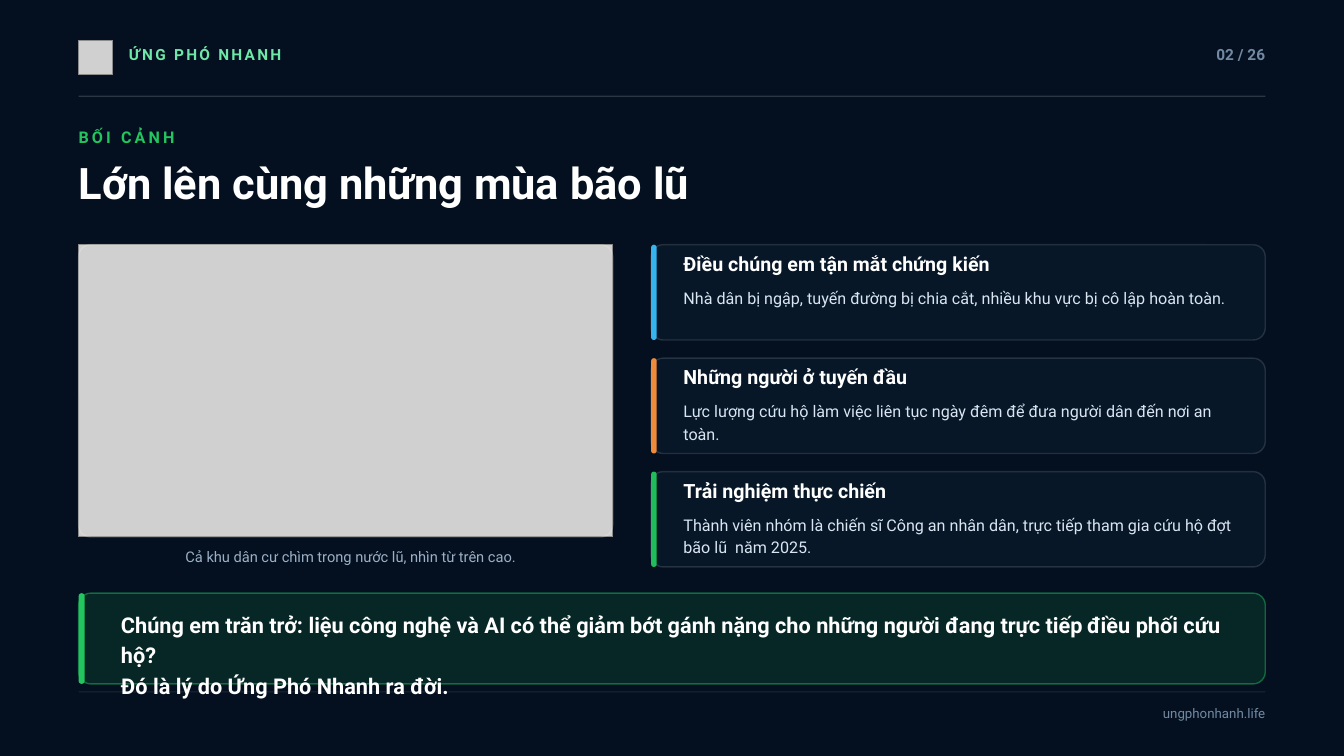
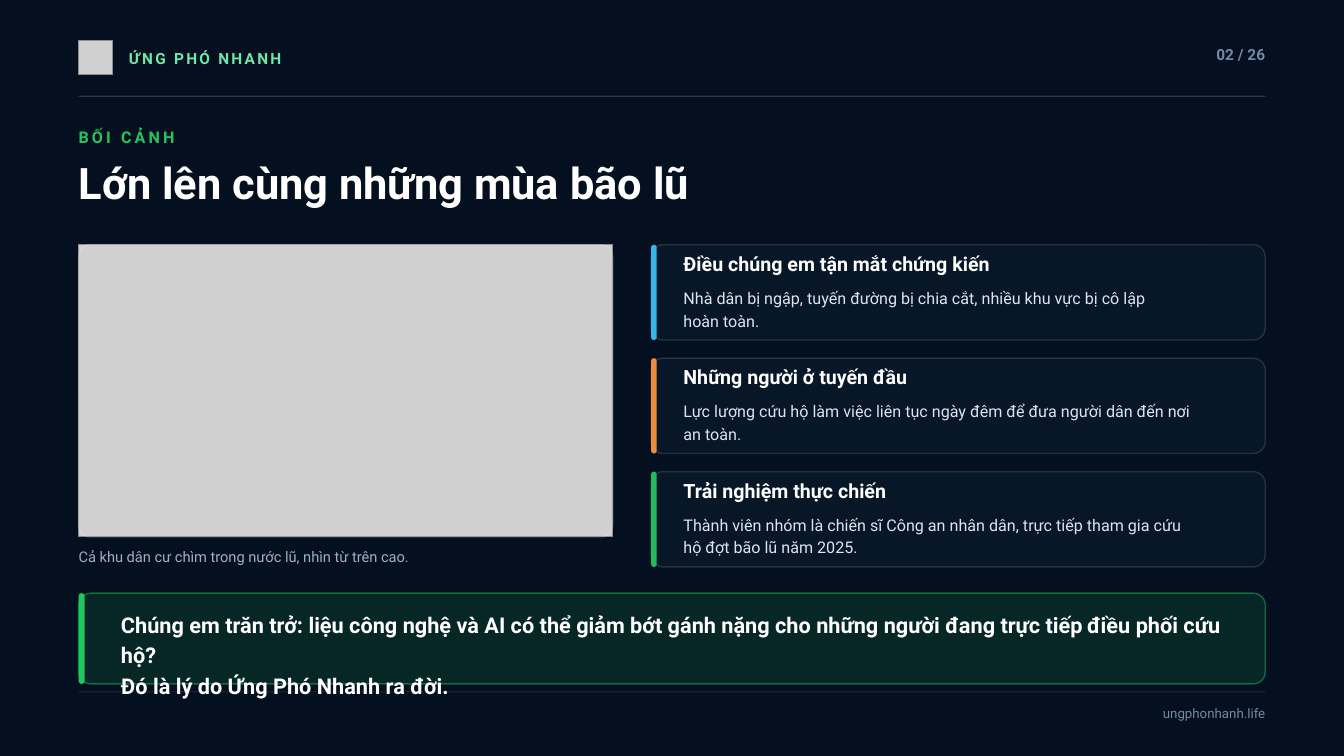
Before and after one commit to khoidev2001/safestock-x, a slide deck: slide 2 of slide-ung-pho-nhanh/Ung-Pho-Nhanh-Slide.pptx. Drawn at 1344x756 pixels with LibreOffice and Linux fonts; fonts in the diff are those of the drawing; grey boxes stand for pictures; background and template pictures are left out. Boxes give left, top, right and bottom in pixels: in the first picture for what was removed or moved away, otherwise in the second. Text is boxed around its words. In the diff, an @@ line names an element or a change of style, - is before the commit and + after.

```diff
--- a/slide-ung-pho-nhanh/Ung-Pho-Nhanh-Slide.pptx
+++ b/slide-ung-pho-nhanh/Ung-Pho-Nhanh-Slide.pptx
@@ text "ỨNG PHÓ NHANH": place and size @@
-text "ỨNG PHÓ NHANH" at [129,46,281,60]
+text "ỨNG PHÓ NHANH" at [129,50,281,64]
@@ text at [683,290,1145,327]: text changed @@
-Nhà dân bị ngập, tuyến đường bị chia cắt, nhiều khu vực bị cô lập hoàn toàn.
+Nhà dân bị ngập, tuyến đường bị chia cắt, nhiều khu vực bị cô lập
+hoàn toàn.
@@ text at [683,403,1190,440]: text changed @@
-Lực lượng cứu hộ làm việc liên tục ngày đêm để đưa người dân đến nơi an toàn.
+Lực lượng cứu hộ làm việc liên tục ngày đêm để đưa người dân đến nơi
+an toàn.
@@ text at [683,518,1181,556]: text changed @@
-Thành viên nhóm là chiến sĩ Công an nhân dân, trực tiếp tham gia cứu hộ đợt bão lũ năm 2025.
+Thành viên nhóm là chiến sĩ Công an nhân dân, trực tiếp tham gia cứu
+hộ đợt bão lũ năm 2025.
@@ text "Cả khu dân cư chìm ..." at [79,550,409,565]: alignment centre to left @@
```
Also in this commit, not shown: 24 other slides changed, 9 other files.
